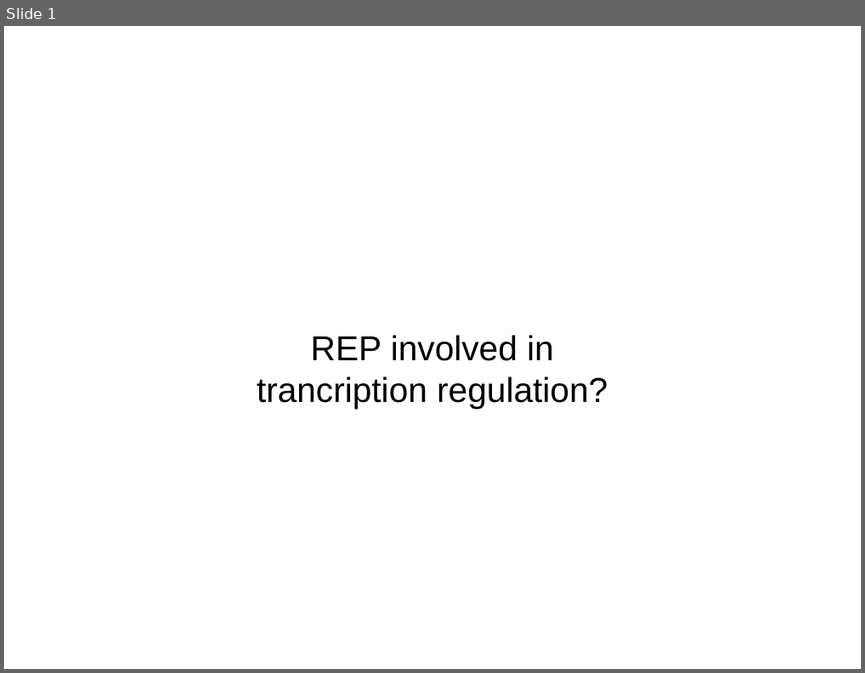
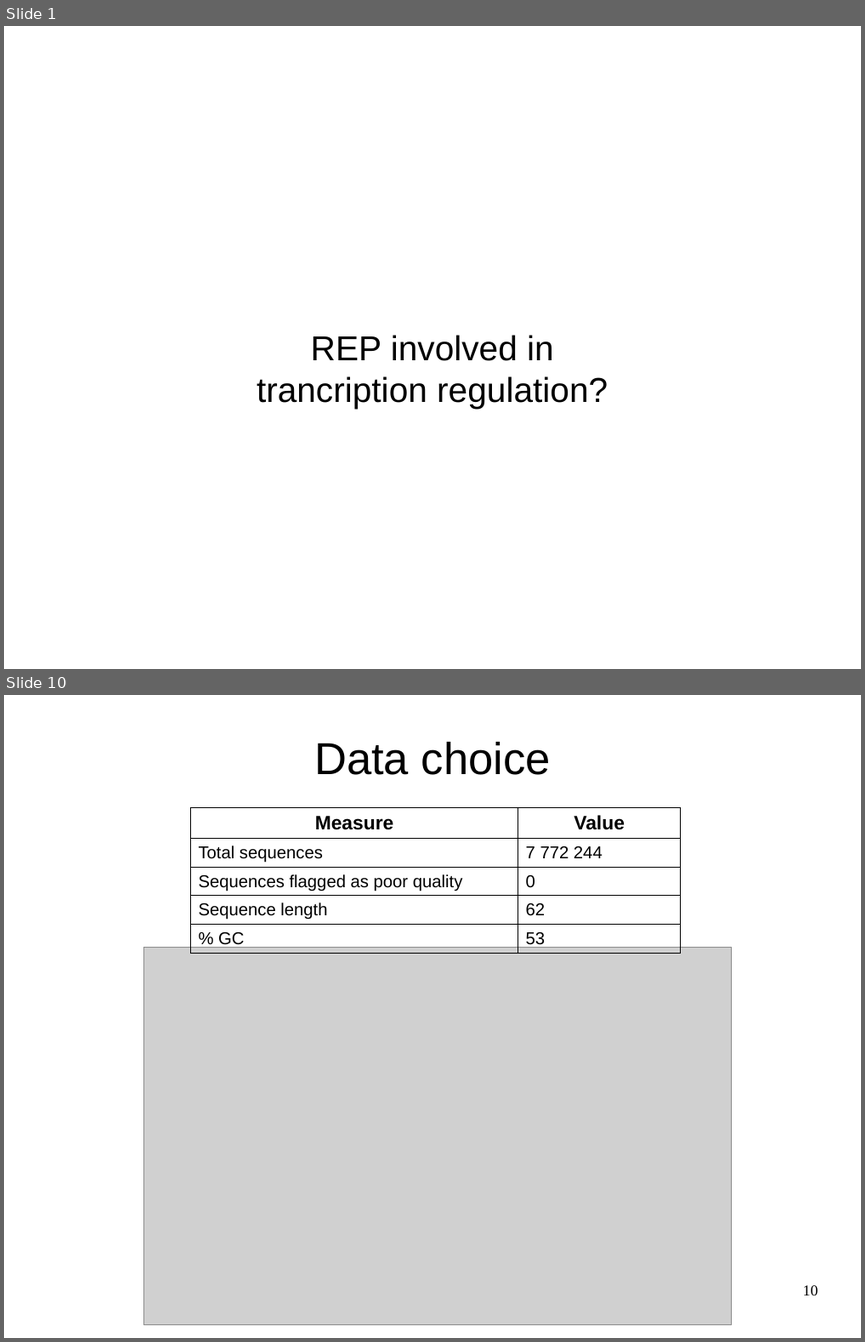
Before and after one commit to mesmeraf/stage_M2, a slide deck: presentation.odp. Shown one above the other, each under a label of ours: slide 1 before the commit, slides 1 and 10 after it; the slides between them are not shown. The pictures are 865x673 and 865x1342 pixels, drawn with LibreOffice and Linux fonts; fonts in the diff are those of the drawing; grey boxes stand for pictures; background and template pictures are left out. Boxes give left, top, right and bottom in pixels: in the first picture for what was removed or moved away, otherwise in the second. Text is boxed around its words. In the diff, an @@ line names an element or a change of style, - is before the commit and + after.

```diff
--- a/presentation.odp
+++ b/presentation.odp
@@ slide 10 added at bbox=[4, 695, 861, 1338], background picture (left out) @@
@@ title added at bbox=[314, 742, 551, 775], 41.4 pt, text #000000 @@
+Data choice
@@ table added at bbox=[191, 807, 681, 952], 5 rows, 2 columns @@
+Measure | Value
+Total sequences | 7 772 244
+Sequences flagged as poor quality | 0
+Sequence length | 62
+% GC | 53
@@ picture added at bbox=[144, 947, 731, 1325] @@
@@ page number added at bbox=[803, 1285, 818, 1295], 14 pt, text #000000 @@
+10
```
Also in this commit, not shown: 4 slides changed, 16 other slides added, 10 other files.
